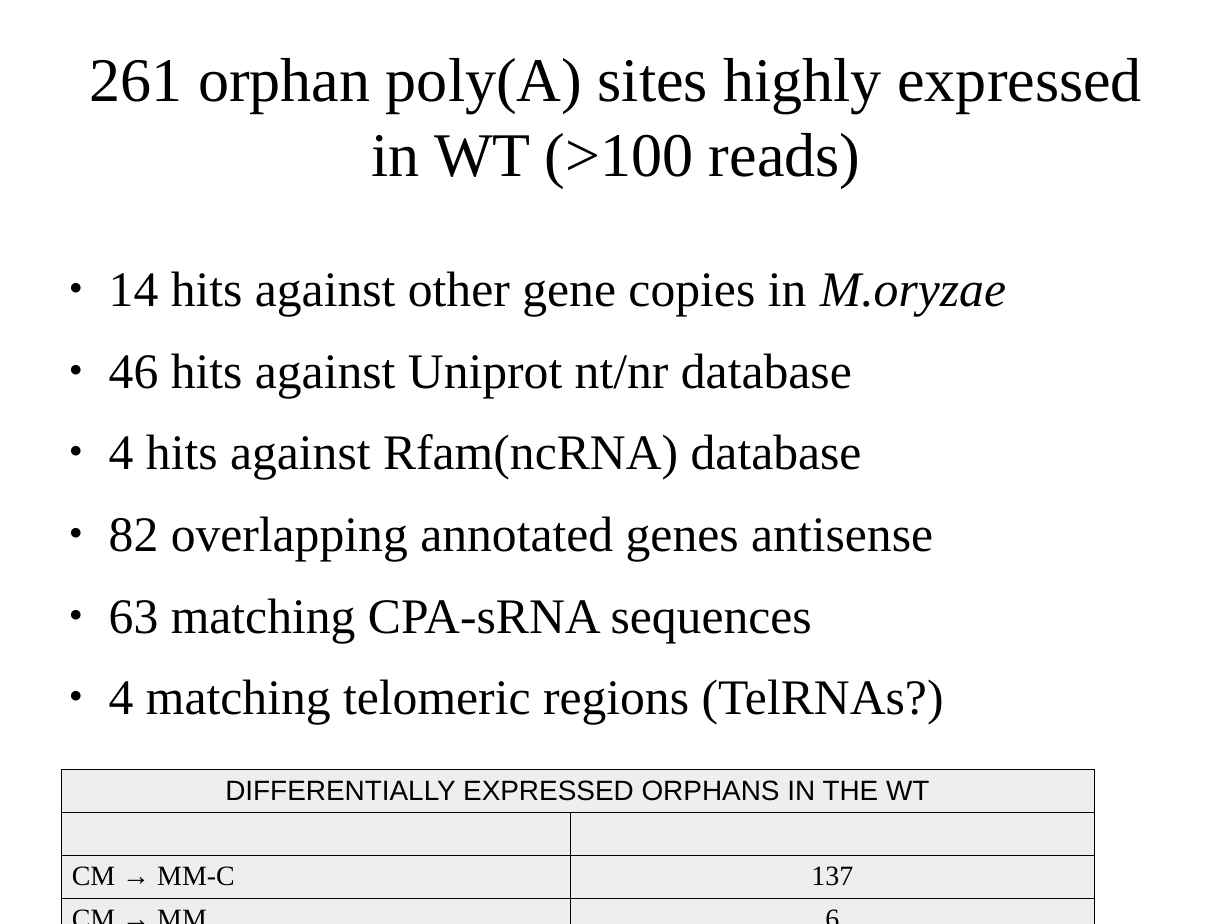
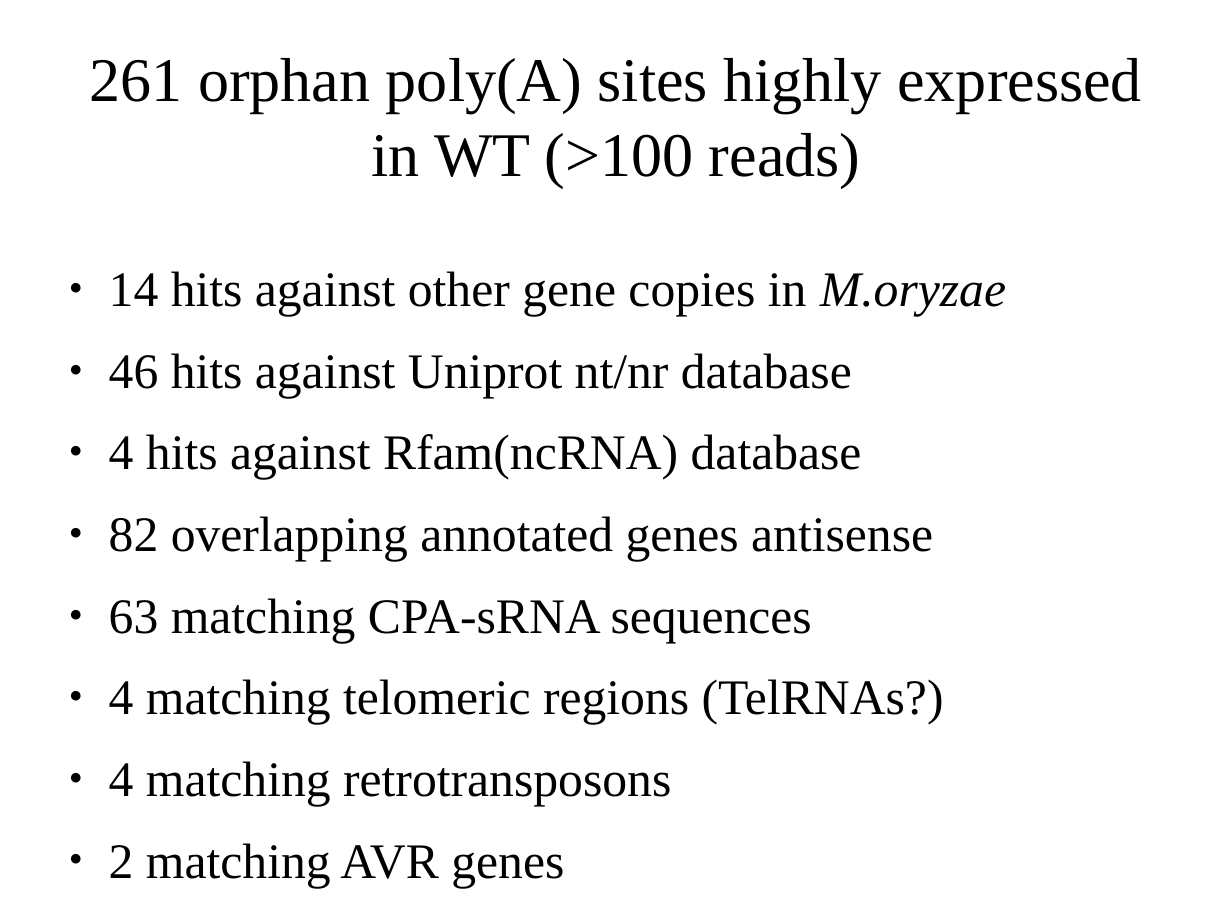
Before and after one commit to wilkinsonlab/m-oryzae-polya, a slide deck: slide 13 of doc/oryzae_presentation.odp. Drawn at 1232x924 pixels with LibreOffice and Linux fonts; fonts in the diff are those of the drawing. Boxes give left, top, right and bottom in pixels: in the first picture for what was removed or moved away, otherwise in the second. Text is boxed around its words. In the diff, an @@ line names an element or a change of style, - is before the commit and + after.

```diff
--- a/doc/oryzae_presentation.odp
+++ b/doc/oryzae_presentation.odp
@@ table removed at (x1=60, y1=770, x2=1094, y2=924), 8 rows, 2 columns @@
-DIFFERENTIALLY EXPRESSED ORPHANS IN THE WT | 
- | 
-CM → MM-C | 137
-CM → MM | 6
-CM → MM-N | 24
-MM → MM-C | 91
-MM → MM-N | 0
-MM-N → MM-C | 55
@@ text at (x1=109, y1=761, x2=671, y2=888): paragraphs added @@
+● 4 matching retrotransposons
+● 2 matching AVR genes
```
Also in this commit, not shown: 5 other slides changed, 1 slide added, 22 other files.
